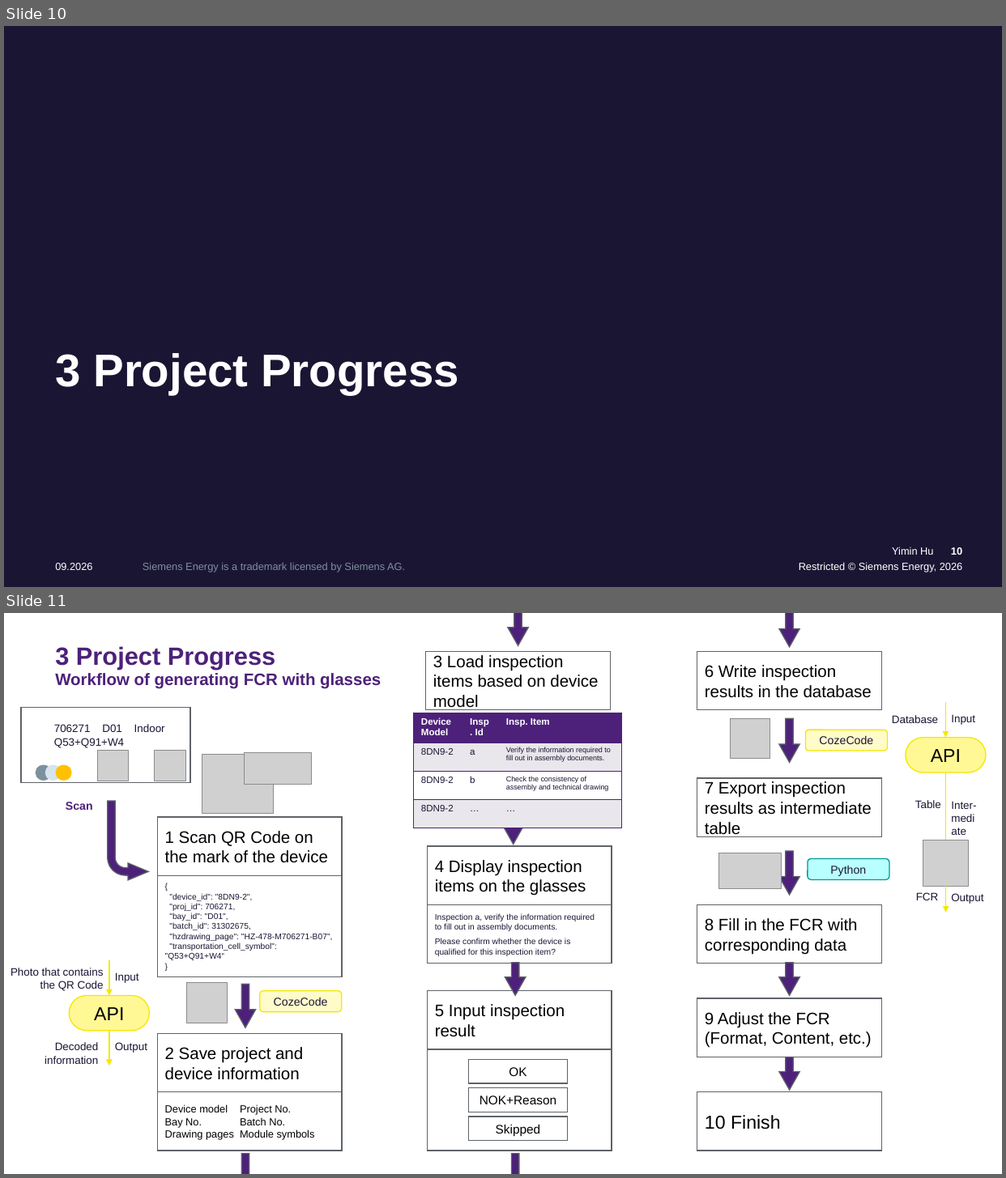
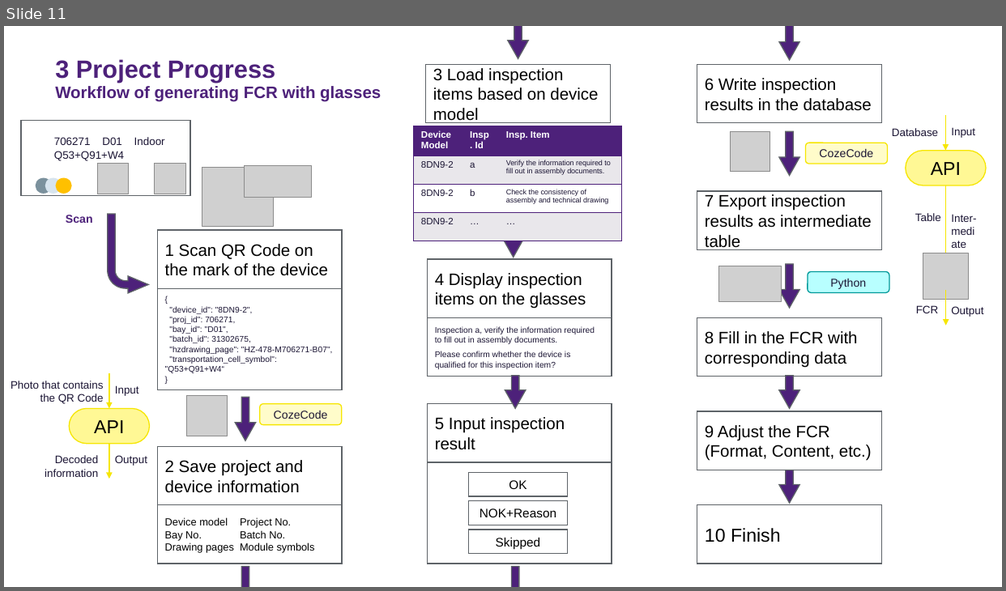
Before and after one commit to YiminHu26/fcr_ai_glasses, a slide deck: resources/presentation/AI Driven Quality Control.pptx. Shown one above the other, each under a label of ours: slides 10 and 11 before the commit, slide 11 after it. The pictures are 1006x1178 and 1006x591 pixels, drawn with LibreOffice and Linux fonts; fonts in the diff are those of the drawing; grey boxes stand for pictures; background and template pictures are left out. Boxes give left, top, right and bottom in pixels: in the first picture for what was removed or moved away, otherwise in the second. Text is boxed around its words. In the diff, an @@ line names an element or a change of style, - is before the commit and + after.

Commit message:
Updated slides with other projects chapter

```diff
--- a/resources/presentation/AI Driven Quality Control.pptx
+++ b/resources/presentation/AI Driven Quality Control.pptx
@@ slide 10 removed at (4,26,1002,587), background picture (left out) @@
@@ title removed at (55,353,459,395) @@
-3 Project Progress
@@ text removed at (892,547,933,555) @@
-Yimin Hu
@@ page number removed at (951,548,962,555) @@
-10
@@ text removed at (55,563,92,570) @@
-09.2026
@@ text removed at (143,563,405,573) @@
-Siemens Energy is a trademark licensed by Siemens AG.
@@ text removed at (799,562,963,573) @@
-Restricted © Siemens Energy, 2026
```
Also in this commit, not shown: 3 slides changed, 6 slides added, 3 other slides removed, 2 other files.
